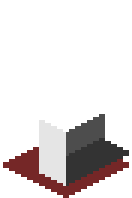
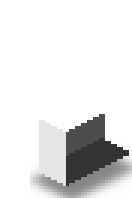
Comparing the layer stacks of the two w=132, h=198 images. Changes:
added layer "Shadow copy" (60%) above "Bottom" over box(30, 147, 132, 198)
hid "Bottom" over box(3, 147, 129, 198)
